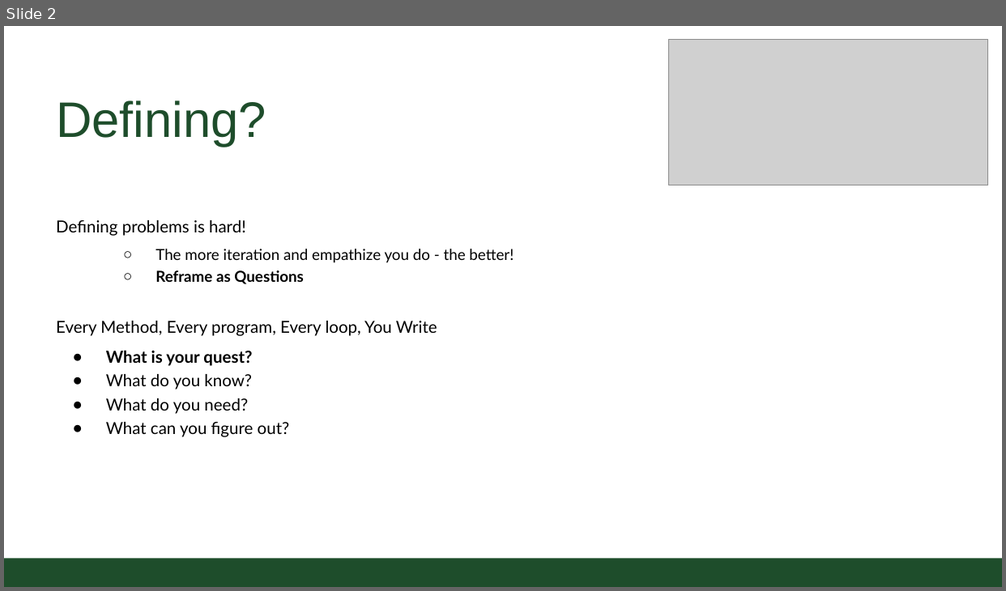
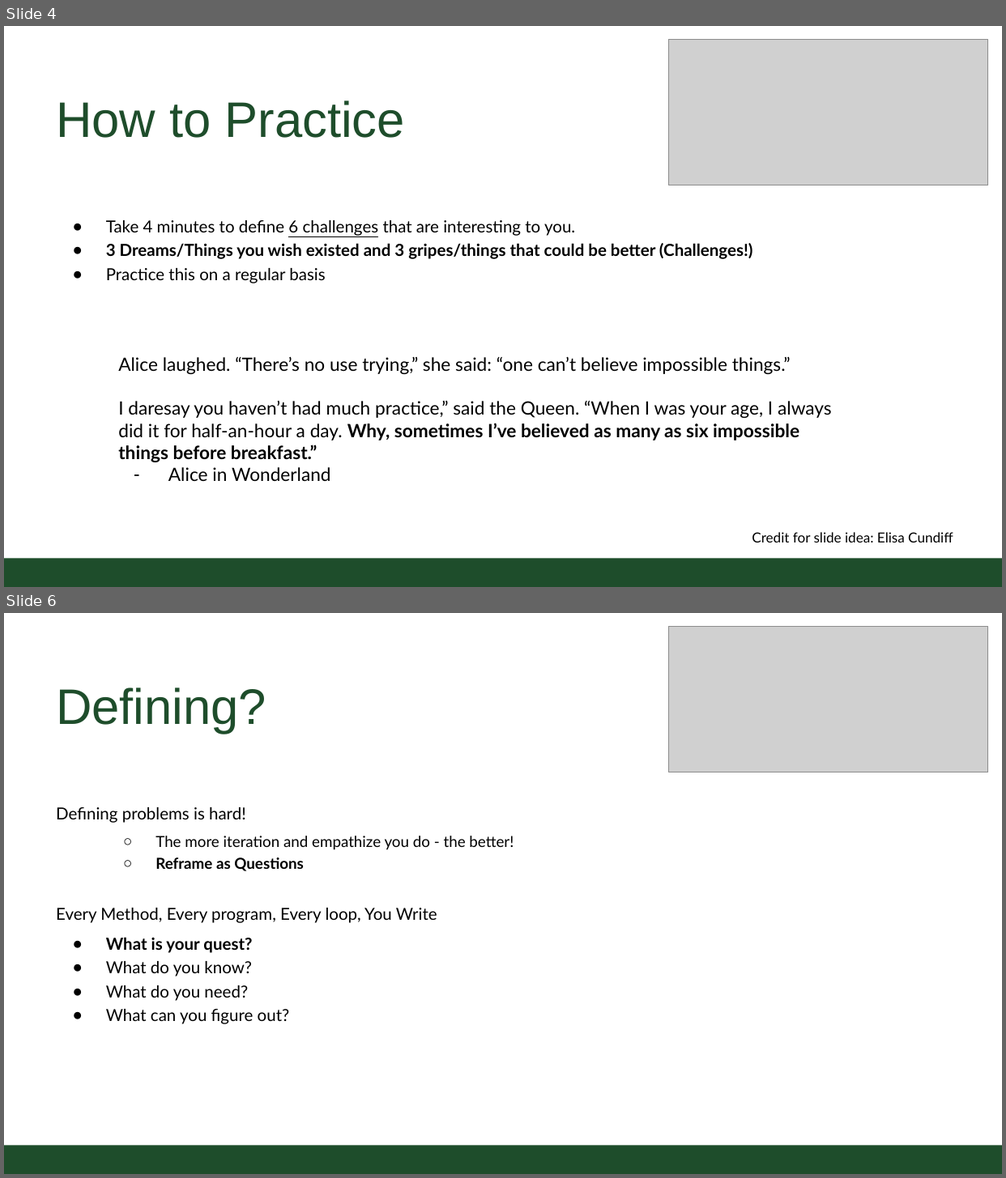
Before and after one commit to CSU-CS150B/handouts, a slide deck: Slides/On-Campus/07_01_DesignContinuedStringsLife.pptx. Shown one above the other, each under a label of ours: slide 2 before the commit, slides 4 and 6 after it; the slides between them are not shown. The pictures are 1006x591 and 1006x1178 pixels, drawn with LibreOffice and Linux fonts; fonts in the diff are those of the drawing; grey boxes stand for pictures; background and template pictures are left out. Boxes give left, top, right and bottom in pixels: in the first picture for what was removed or moved away, otherwise in the second. Text is boxed around its words. In the diff, an @@ line names an element or a change of style, - is before the commit and + after.

```diff
--- a/Slides/On-Campus/07_01_DesignContinuedStringsLife.pptx
+++ b/Slides/On-Campus/07_01_DesignContinuedStringsLife.pptx
@@ slide 4 added at (4,26,1002,587), background #FFFFFF; not listed: 1 template element that a slide beside it also shows @@
@@ picture added at (668,40,988,186) @@
@@ title added at (56,101,405,138), 54.4 pt, text #1E4D2B @@
+How to Practice
@@ text added at (106,220,752,284), 18.1 pt, text #000000 @@
+● Take 4 minutes to define 6 challenges that are interesting to you.
+● 3 Dreams/Things you wish existed and 3 gripes/things that could be better (Challenges!)
+● Practice this on a regular basis
@@ text added at (118,357,832,481), 20 pt, text #000000 @@
+Alice laughed. “There’s no use trying,” she said: “one can’t believe impossible things.”
+I daresay you haven’t had much practice,” said the Queen. “When I was your age, I always did it for half-an-hour a day. Why, sometimes I’ve believed as many as six impossible things before breakfast.”
+– Alice in Wonderland
@@ text added at (752,532,953,543), 15.1 pt, text #000000 @@
+Credit for slide idea: Elisa Cundiff
@@ what was slide 2 is now slide 6 @@
```
Also in this commit, not shown: 3 other slides added, 1 slide removed, 2 other files.
